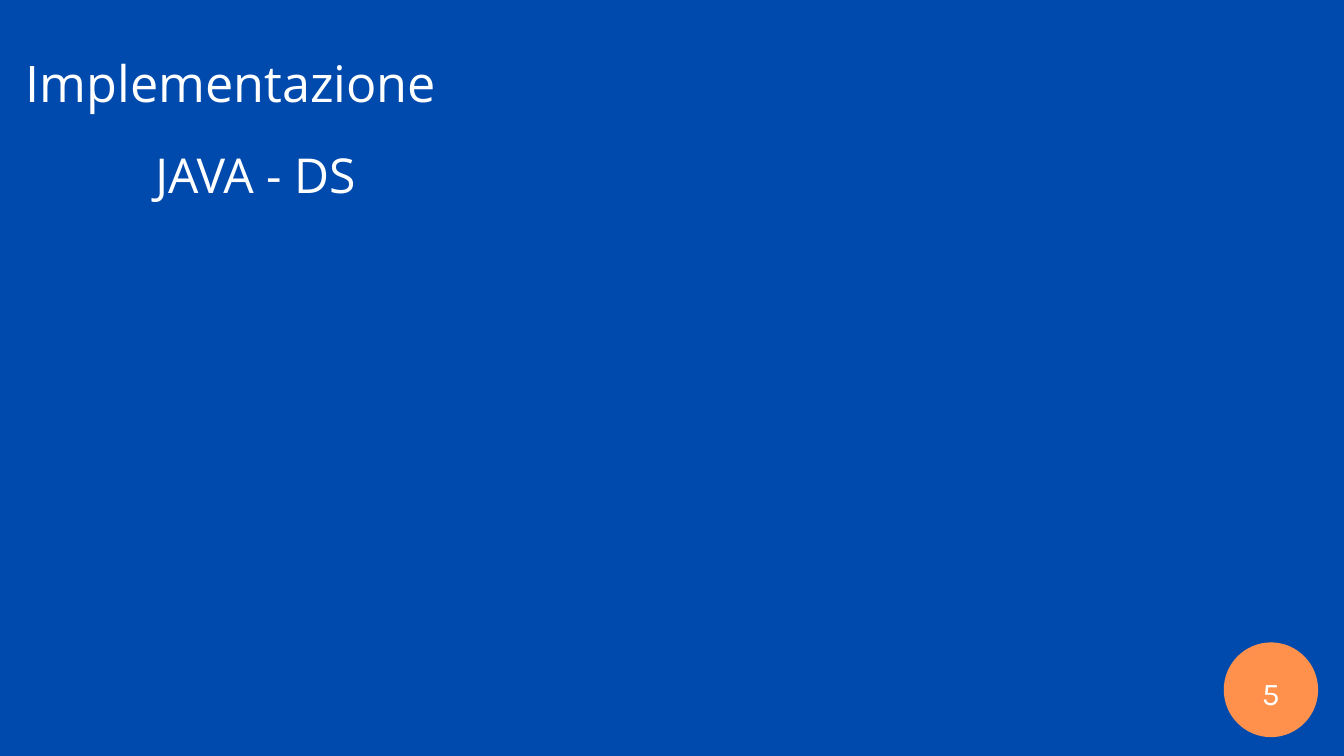
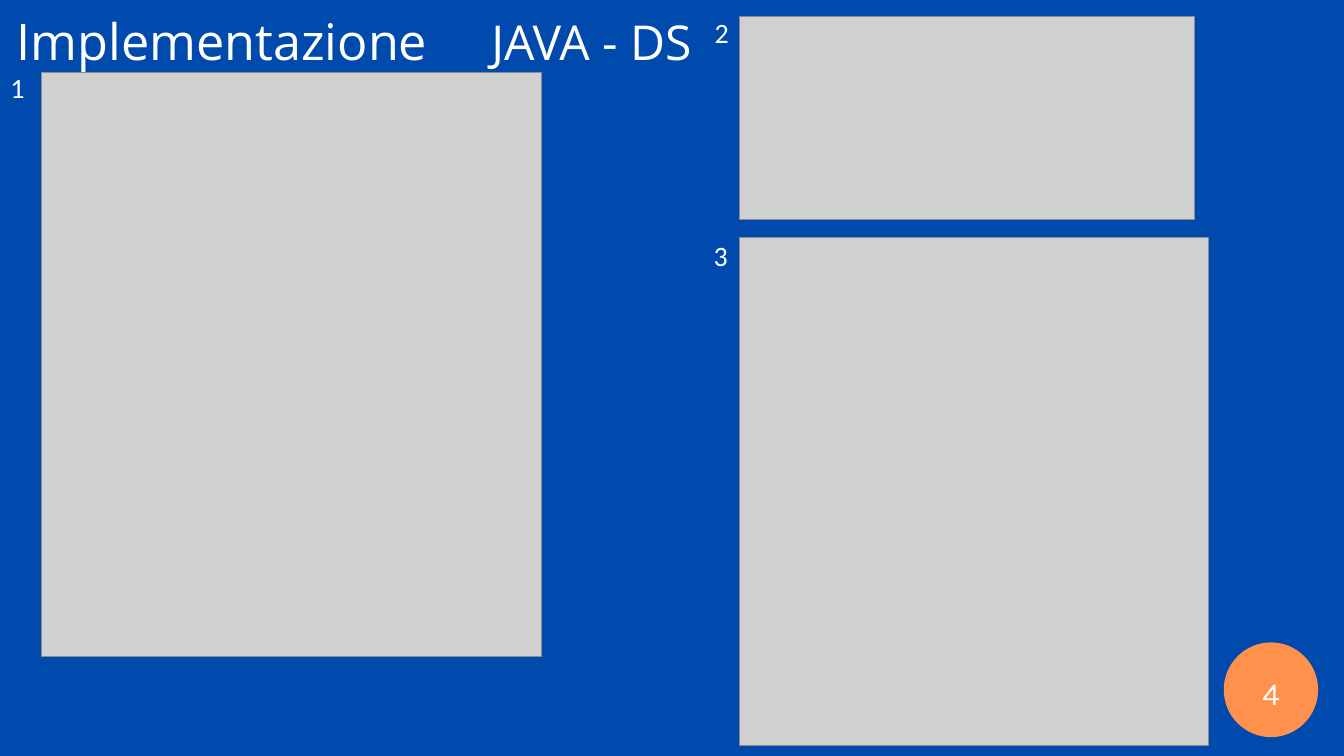
Before and after one commit to ilcors-dev/gruppo-reti, a slide deck: slide 4 of esercitazione_1/documents/Esercitazione 1.pptx (slide 5 before the commit). Drawn at 1344x756 pixels with LibreOffice and Linux fonts; fonts in the diff are those of the drawing; grey boxes stand for pictures. Boxes give left, top, right and bottom in pixels: in the first picture for what was removed or moved away, otherwise in the second. Text is boxed around its words. In the diff, an @@ line names an element or a change of style, - is before the commit and + after.

```diff
--- a/esercitazione_1/documents/Esercitazione 1.pptx
+++ b/esercitazione_1/documents/Esercitazione 1.pptx
@@ text "Implementazione": place and size @@
-text "Implementazione" at bbox=[26, 63, 436, 114]
+text "Implementazione" at bbox=[17, 21, 427, 74]
@@ text "JAVA - DS": place and size @@
-text "JAVA - DS" at bbox=[155, 158, 355, 202]
+text "JAVA - DS" at bbox=[491, 25, 691, 69]
@@ text added at bbox=[715, 25, 729, 43], 30 pt, text #FFFFFF @@
+2
@@ picture added at bbox=[740, 17, 1194, 220] @@
@@ text added at bbox=[10, 80, 24, 98], 30 pt, text #FFFFFF @@
+1
@@ picture added at bbox=[42, 73, 542, 657] @@
@@ picture added at bbox=[740, 237, 1208, 745] @@
@@ text added at bbox=[714, 248, 728, 267], 30 pt, text #FFFFFF @@
+3
@@ text at bbox=[1262, 685, 1280, 705]: text changed @@
-5
+4
```
Also in this commit, not shown: 6 other slides changed, 2 slides added, 1 other file.
